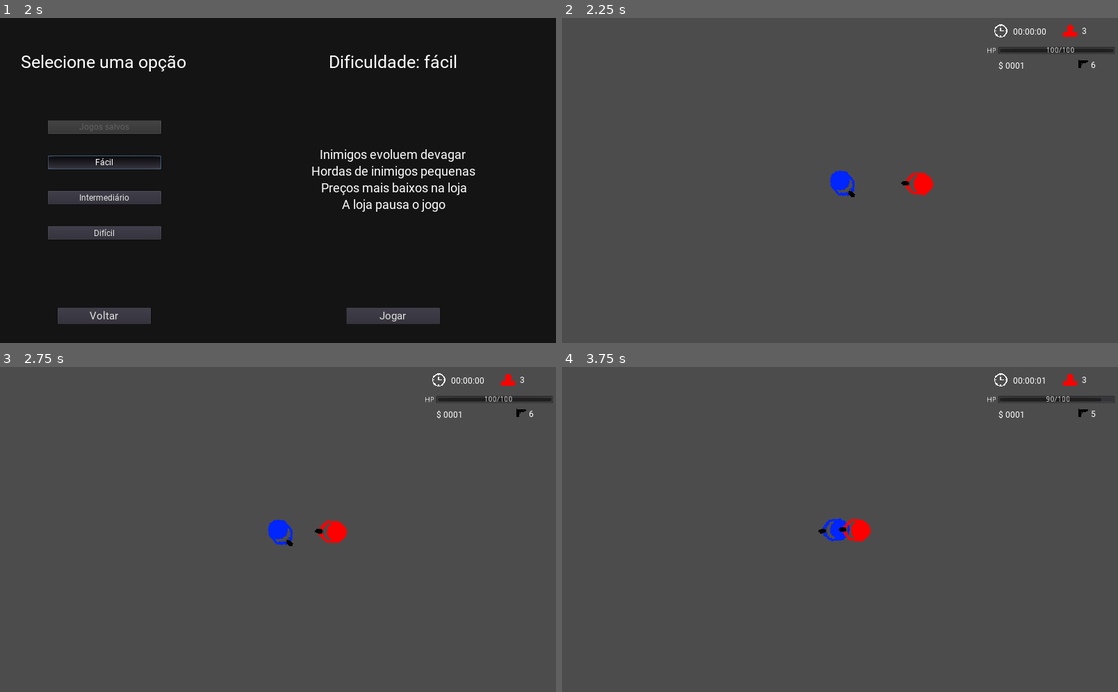
Above: before the commit, frames 1-4 (two rows, left to right).
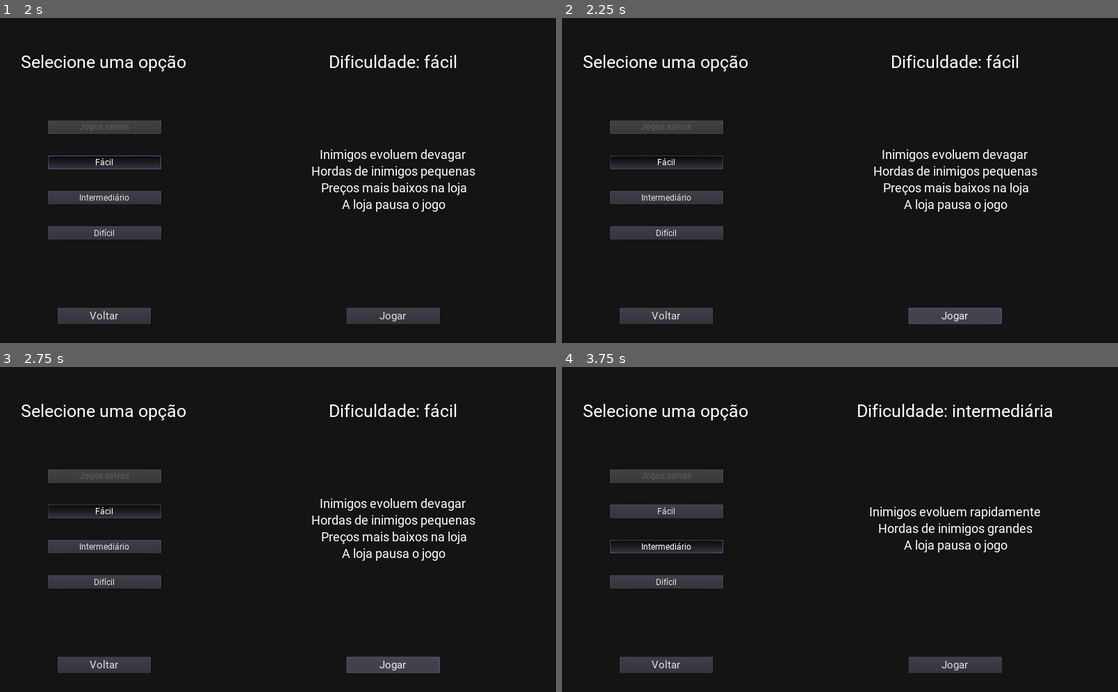
Above: after the commit, the same moments.

Repository: GregorioFornetti/Zigmor
Game: Godot game, scene res://Scenes_and_scripts/Interfaces/Menus/Main_menu.tscn
Same seed, same stepped clock (60 frames per second), same inputs: the game is played once before the commit and once after it.
Inputs (mouse positions are in pixels of both pictures, inside the frame that each line leads up to):
- Up to frame 1 (2 s): click "Jogar" at 0.5 s; click "Fácil" at 1.25 s
- Up to frame 2 (2.25 s): click "Jogar" at 2 s
- Up to frame 3 (2.75 s): no input
- Up to frame 4 (3.75 s): click (956, 666) at 2.75 s, where only the run after the commit has a clickable "Jogar"; click (667, 545) at 3.5 s, where only the run after the commit has a clickable "Intermediário"

Frame 1 is identical in both runs. In frame 2, 95% of the frame differs, in the area x 0-100%, y 0-100%; in frame 3, 95%; in frame 4, 95%.

Commit message:
sound system
- implementação do sistema de som

Diff:
--- a/Scenes_and_scripts/Enemies/Enemy_base.gd
+++ b/Scenes_and_scripts/Enemies/Enemy_base.gd
@@ -1,7 +1,6 @@
 extends KinematicBody2D
 
 var attributes = {}
-var died = false
 onready var Player = get_parent().get_node("Player")
 onready var healthbar_timer = $HealthBar_timer
 onready var healthbar = $HealthBar
@@ -47,7 +46,6 @@
 	healthbar_timer.start()
 
 func die():
-	died = true
 	Player.attributes["status"]['money'] += attributes['money_drop']
 	emit_signal("enemy_died")
 	queue_free()
@@ -62,7 +60,7 @@
 func _on_Hurtbox_area_entered(area):
 	var player_bullet = area.get_parent()
 	attributes['health'] -= player_bullet.damage
-	if attributes['health'] <= 0 and not died:
+	if attributes['health'] <= 0 and not self.is_queued_for_deletion():
 		die()
 	else:
 		update_healthbar()
--- a/Scenes_and_scripts/Enemies/Pistol_enemy.gd
+++ b/Scenes_and_scripts/Enemies/Pistol_enemy.gd
@@ -2,6 +2,7 @@
 
 onready var shoot_animation = $ShootAnimation
 onready var Bullet = preload("res:///Scenes_and_scripts/Bullets/Enemy_pistol_bullet.tscn")
+onready var pistol_sound = preload("res://Sound/Effects/Weapons/enemy-pistol-shoot.wav")
 var current_rotation
 
 func on_ready():
@@ -17,3 +18,4 @@
 	var bullet = Bullet.instance()
 	bullet.initialize_bullet(weapon_position.global_position, attributes['damage'], global_position.direction_to(Player.global_position))
 	get_parent().add_child(bullet)
+	SoundSystem.play_sound_effect(pistol_sound)
--- /dev/null
+++ b/Scenes_and_scripts/Preloaded/SoundSystem.tscn
@@ -0,0 +1,56 @@
+[gd_scene load_steps=2 format=2]
+
+[ext_resource path="res://Scenes_and_scripts/Preloaded/Sound_system.gd" type="Script" id=1]
+
+[node name="SoundSystem" type="Node"]
+script = ExtResource( 1 )
+
+[node name="Music_player" type="AudioStreamPlayer" parent="."]
+bus = "Musics"
+
+[node name="Effects_players_list" type="Node" parent="."]
+
+[node name="Effect_player1" type="AudioStreamPlayer" parent="Effects_players_list"]
+bus = "Effects"
+
+[node name="Effect_player2" type="AudioStreamPlayer" parent="Effects_players_list"]
+bus = "Effects"
+
+[node name="Effect_player3" type="AudioStreamPlayer" parent="Effects_players_list"]
+bus = "Effects"
+
+[node name="Effect_player4" type="AudioStreamPlayer" parent="Effects_players_list"]
+bus = "Effects"
+
+[node name="Effect_player5" type="AudioStreamPlayer" parent="Effects_players_list"]
+bus = "Effects"
+
+[node name="Effect_player6" type="AudioStreamPlayer" parent="Effects_players_list"]
+bus = "Effects"
+
+[node name="Effect_player7" type="AudioStreamPlayer" parent="Effects_players_list"]
+bus = "Effects"
+
+[node name="Effect_player8" type="AudioStreamPlayer" parent="Effects_players_list"]
+bus = "Effects"
+
+[node name="Effect_player9" type="AudioStreamPlayer" parent="Effects_players_list"]
+bus = "Effects"
+
+[node name="Effect_player10" type="AudioStreamPlayer" parent="Effects_players_list"]
+bus = "Effects"
+
+[node name="Effect_player11" type="AudioStreamPlayer" parent="Effects_players_list"]
+bus = "Effects"
+
+[node name="Effect_player12" type="AudioStreamPlayer" parent="Effects_players_list"]
+bus = "Effects"
+
+[node name="Effect_player13" type="AudioStreamPlayer" parent="Effects_players_list"]
+bus = "Effects"
+
+[node name="Effect_player14" type="AudioStreamPlayer" parent="Effects_players_list"]
+bus = "Effects"
+
+[node name="Effect_player15" type="AudioStreamPlayer" parent="Effects_players_list"]
+bus = "Effects"
--- /dev/null
+++ b/Scenes_and_scripts/Preloaded/Sound_system.gd
@@ -0,0 +1,17 @@
+extends Node
+
+onready var music_player = get_node("Music_player")
+onready var effects_players_list = get_node("Effects_players_list")
+
+
+func play_music(music_audio):
+	$Music_player.stream = music_audio
+	music_player.play()
+
+
+func play_sound_effect(effect_audio):
+	for effect_player in $Effects_players_list.get_children():
+		if not effect_player.playing:
+			effect_player.stream = effect_audio
+			effect_player.play()
+			break
--- a/Scenes_and_scripts/Testing_map.tscn
+++ b/Scenes_and_scripts/Testing_map.tscn
@@ -1,8 +1,7 @@
-[gd_scene load_steps=5 format=2]
+[gd_scene load_steps=4 format=2]
 
 [ext_resource path="res://Scenes_and_scripts/Interfaces/Interface.tscn" type="PackedScene" id=1]
 [ext_resource path="res://Scenes_and_scripts/Player/Player.tscn" type="PackedScene" id=2]
-[ext_resource path="res://Scenes_and_scripts/Enemies/Pistol_enemy.tscn" type="PackedScene" id=3]
 [ext_resource path="res://Scenes_and_scripts/Spawner/Enemies_spawner.tscn" type="PackedScene" id=5]
 
 [node name="Testing_map" type="Node2D"]
--- /dev/null
+++ b/default_bus_layout.tres
@@ -0,0 +1,15 @@
+[gd_resource type="AudioBusLayout" format=2]
+
+[resource]
+bus/1/name = "Effects"
+bus/1/solo = false
+bus/1/mute = false
+bus/1/bypass_fx = false
+bus/1/volume_db = 0.0
+bus/1/send = "Master"
+bus/2/name = "Musics"
+bus/2/solo = false
+bus/2/mute = false
+bus/2/bypass_fx = false
+bus/2/volume_db = 0.0
+bus/2/send = "Master"
--- a/project.godot
+++ b/project.godot
@@ -19,6 +19,7 @@
 GeneralCommands="*res://Scenes_and_scripts/Preloaded/GeneralCommands.gd"
 GameInit="*res://Scenes_and_scripts/Preloaded/GameInit.gd"
 Game="*res://Scenes_and_scripts/Preloaded/Game.tscn"
+SoundSystem="*res://Scenes_and_scripts/Preloaded/SoundSystem.tscn"
 
 [display]
 
Not shown, added: Sound/Effects/Collisions/enemy-hit.wav.import
Not shown, added: Sound/Effects/Collisions/obstacle-hit.wav.import
Not shown, added: Sound/Effects/Weapons/enemy-pistol-shoot.wav.import
Not shown, added: Sound/Effects/Weapons/enemy-shotgun-shoot.wav.import
Not shown, added: Sound/Effects/Weapons/enemy-sniper-shoot.wav.import
Not shown, added: Sound/Effects/Weapons/player-pistol-shoot.wav.import
Not shown, added: Sound/Effects/Collisions/enemy-hit.wav
Not shown, added: Sound/Effects/Collisions/obstacle-hit.wav
Not shown, added: Sound/Effects/Weapons/enemy-pistol-shoot.wav
Not shown, added: Sound/Effects/Weapons/enemy-shotgun-shoot.wav
Not shown, added: Sound/Effects/Weapons/enemy-sniper-shoot.wav
Not shown, added: Sound/Effects/Weapons/player-pistol-shoot.wav
